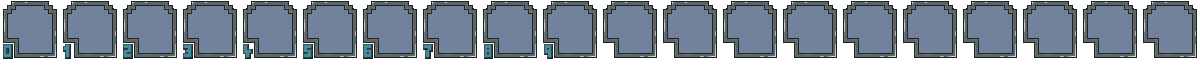
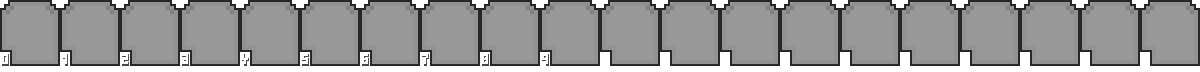
Two versions of the same layered image (w=1200, h=72). Layer-by-layer changes:
renamed "Clipboard" to "Pasted Layer", painted on it over 0, 0, 1200, 66
removed layer "Layer #2" over 3, 44, 553, 59
removed layer "Layer" over 3, 1, 1197, 58
removed layer "Background" (was 61%) over 7, 5, 1193, 54
